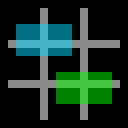
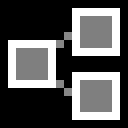
Comparing the layer stacks of the two 128px x 128px images. Changes:
hid "Layer #2" over [56, 72, 112, 104]
added layer "Layer #4" above "Layer #5" over [8, 8, 120, 120]
added layer "Layer #5" (53%) above "Layer #1" over [56, 32, 72, 96]
hid "Layer #1" over [16, 24, 72, 56]
hid "Layer #3" over [8, 8, 120, 120]
